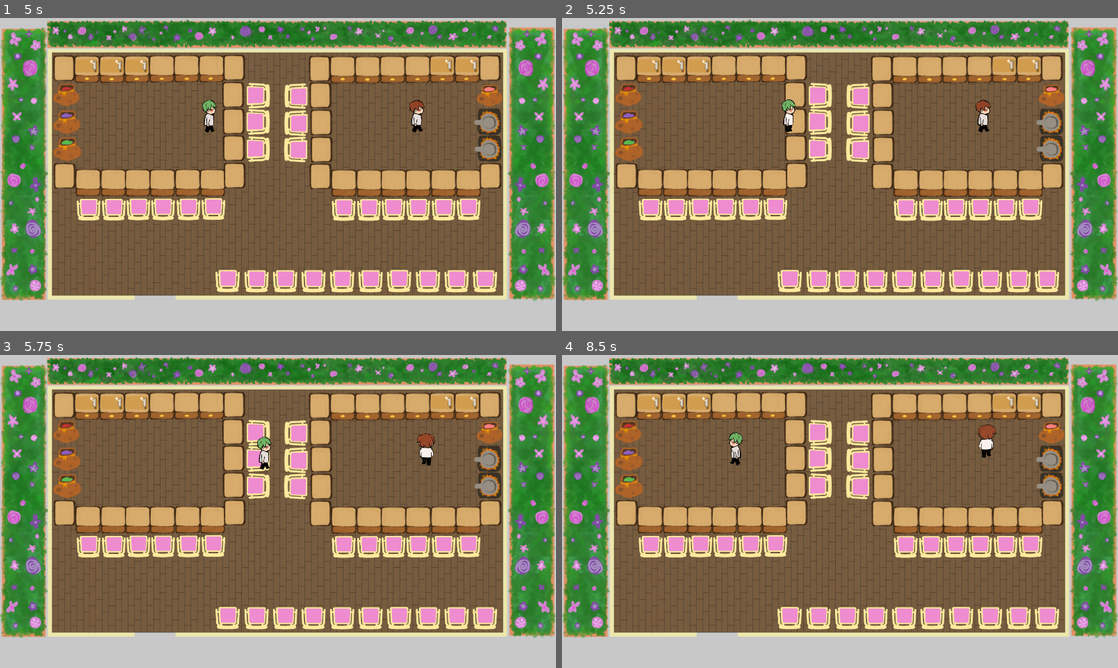
Above: before the commit, frames 1-4 (two rows, left to right).
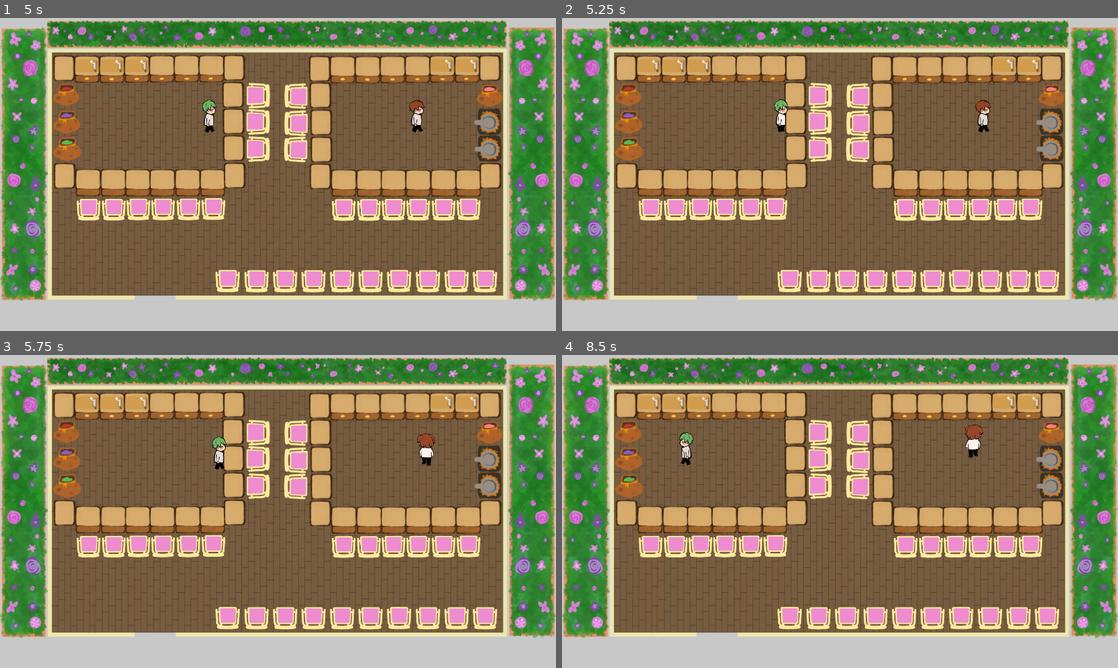
Above: after the commit, the same moments.

Repository: k1404635/Summer-Game-2024
Game: Godot game, scene res://Scenes/main_menu.tscn
Same seed, same stepped clock (60 frames per second), same inputs: the game is played once before the commit and once after it.
Inputs (mouse positions are in pixels of both pictures, inside the frame that each line leads up to):
- Up to frame 1 (5 s): click (278, 174) at 0.5 s; click (278, 174) at 1.25 s; tap Enter at 2 s; hold E (Switch Characters) 2.03-2.78 s; hold D (MoveRight) 2.03-3.53 s; tap W (MoveUp) at 2.27, 3.02, 4.52 s; tap E (Switch Characters) at 2.85, 4.35 s; hold A (MoveLeft) 3.53-4.28 s; hold E (Switch Characters) 3.53-4.28 s; hold D (MoveRight) from 4.28 s (still down)
- Up to frame 2 (5.25 s): keep holding D (MoveRight); hold E (Switch Characters) from 5.03 s (still down)
- Up to frame 3 (5.75 s): keep holding D (MoveRight); keep holding E (Switch Characters); tap W (MoveUp) at 5.27 s
- Up to frame 4 (8.5 s): release D (MoveRight) at 5.78 s; release E (Switch Characters) at 5.78 s; hold A (MoveLeft) 5.78-6.53 s; tap E (Switch Characters) at 5.85, 7.35 s; tap W (MoveUp) at 6.02, 7.52, 8.27 s; hold D (MoveRight) 6.53-7.28 s; hold E (Switch Characters) 6.53-7.28 s; hold A (MoveLeft) from 7.28 s (still down); hold E (Switch Characters) from 8.03 s (still down)

Frame 1 is identical in both runs. In frame 2, 0.3% of the frame differs, in the area x 38-43%, y 26-37%; in frame 3, 0.4%; in frame 4, 0.8%, in the area x 21-79%, y 22-36%.

Commit message:
player area collision done

Diff:
--- a/Scenes/main.tscn
+++ b/Scenes/main.tscn
@@ -108,8 +108,9 @@
 "speed": 5.0
 }]
 
-[sub_resource type="RectangleShape2D" id="RectangleShape2D_a0moo"]
-size = Vector2(26, 20)
+[sub_resource type="CapsuleShape2D" id="CapsuleShape2D_6uve6"]
+radius = 16.0
+height = 64.0
 
 [sub_resource type="RectangleShape2D" id="RectangleShape2D_k46nq"]
 
@@ -192,8 +193,13 @@
 "speed": 5.0
 }]
 
-[sub_resource type="RectangleShape2D" id="RectangleShape2D_4suad"]
-size = Vector2(25, 20)
+[sub_resource type="CapsuleShape2D" id="CapsuleShape2D_8u3ft"]
+radius = 15.5
+height = 68.0
+
+[sub_resource type="CapsuleShape2D" id="CapsuleShape2D_mjudb"]
+radius = 16.0
+height = 64.0
 
 [node name="World" type="Node2D"]
 script = ExtResource("1_wf74f")
@@ -209,15 +215,16 @@
 animation = &"MeatRight"
 frame_progress = 0.588908
 
-[node name="MeatPlayerCollision" type="CollisionShape2D" parent="MeatPlayer"]
-position = Vector2(8, 47)
-shape = SubResource("RectangleShape2D_a0moo")
+[node name="Useless" type="CollisionShape2D" parent="MeatPlayer"]
+position = Vector2(8, 27)
+shape = SubResource("CapsuleShape2D_6uve6")
 
 [node name="MeatCurrentInteraction" type="Label" parent="MeatPlayer"]
 offset_right = 40.0
 offset_bottom = 23.0
 
 [node name="MeatInteraction" type="Area2D" parent="MeatPlayer"]
+visible = false
 
 [node name="Collision" type="CollisionShape2D" parent="MeatPlayer/MeatInteraction"]
 shape = SubResource("RectangleShape2D_k46nq")
@@ -233,9 +240,10 @@
 animation = &"VegRight"
 frame_progress = 0.479296
 
-[node name="VegPlayerCollision" type="CollisionShape2D" parent="VegPlayer"]
-position = Vector2(-6.5, 47)
-shape = SubResource("RectangleShape2D_4suad")
+[node name="Useless" type="CollisionShape2D" parent="VegPlayer"]
+visible = false
+position = Vector2(-6.5, 24)
+shape = SubResource("CapsuleShape2D_8u3ft")
 
 [node name="VegCurrentInteraction" type="Label" parent="VegPlayer"]
 offset_right = 40.0
@@ -244,6 +252,8 @@
 [node name="VegInteraction" type="Area2D" parent="VegPlayer"]
 
 [node name="Collision" type="CollisionShape2D" parent="VegPlayer/VegInteraction"]
+position = Vector2(-7, 26)
+shape = SubResource("CapsuleShape2D_mjudb")
 
 [node name="NPC1" type="CharacterBody2D" parent="."]
 
@@ -329,10 +339,12 @@
 grow_vertical = 2
 texture = ExtResource("24_vxv6i")
 
-[node name="Collisions" type="Area2D" parent="."]
-
-[node name="CollisionPolygon2D" type="CollisionPolygon2D" parent="Collisions"]
+[node name="Node2D" type="Node2D" parent="."]
+
+[node name="StaticBody2D" type="StaticBody2D" parent="Node2D"]
+
+[node name="CollisionPolygon2D" type="CollisionPolygon2D" parent="Node2D/StaticBody2D"]
 polygon = PackedVector2Array(258, 198, 258, 525, 774, 525, 771, 197, 258, 197, 188, 132, 841, 131, 846, 585, 778, 584, 777, 610, 261, 611, 261, 584, 191, 584, 189, 295, 186, 247, 187, 132)
 
-[node name="CollisionPolygon2D2" type="CollisionPolygon2D" parent="Collisions"]
+[node name="CollisionPolygon2D2" type="CollisionPolygon2D" parent="Node2D/StaticBody2D"]
 polygon = PackedVector2Array(1070, 132, 1724, 129, 1725, 579, 1663, 584, 1660, 611, 1147, 614, 1144, 583, 1075, 587, 1072, 227, 1142, 227, 1145, 526, 1658, 525, 1659, 502, 1651, 481, 1654, 195, 1140, 198, 1141, 225, 1070, 228)
Not shown: 1 places in Scenes/main.tscn that only renumber resources
